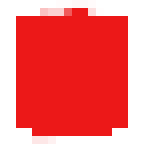
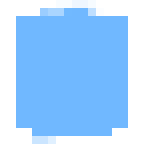
Before/after of a 144px x 144px layered artwork. What changed in the layer stack:
hid "over" over box(16, 0, 128, 144)
renamed "unlock" to "locks_btn_unlock", painted on it over box(24, 0, 120, 144)
renamed "lock" to "locks_btn_lock", painted on it over box(24, 8, 112, 144)
renamed "roving" to "interpo_btn_roving", painted on it over box(40, 40, 96, 96)
renamed "hold" to "interpo_btn_hold", painted on it over box(16, 16, 128, 128)
renamed "continuous" to "interpo_btn_continuous", painted on it over box(16, 16, 128, 128)
renamed "easy ease" to "interpo_btn_easy ease", painted on it over box(16, 8, 128, 136)
renamed "linear in ease out" to "interpo_btn_linear in ease out", painted on it over box(16, 8, 128, 136)
renamed "ease in linear out" to "interpo_btn_ease in linear out", painted on it over box(16, 8, 128, 136)
renamed "linear" to "interpo_btn_linear", painted on it over box(16, 8, 128, 136)
